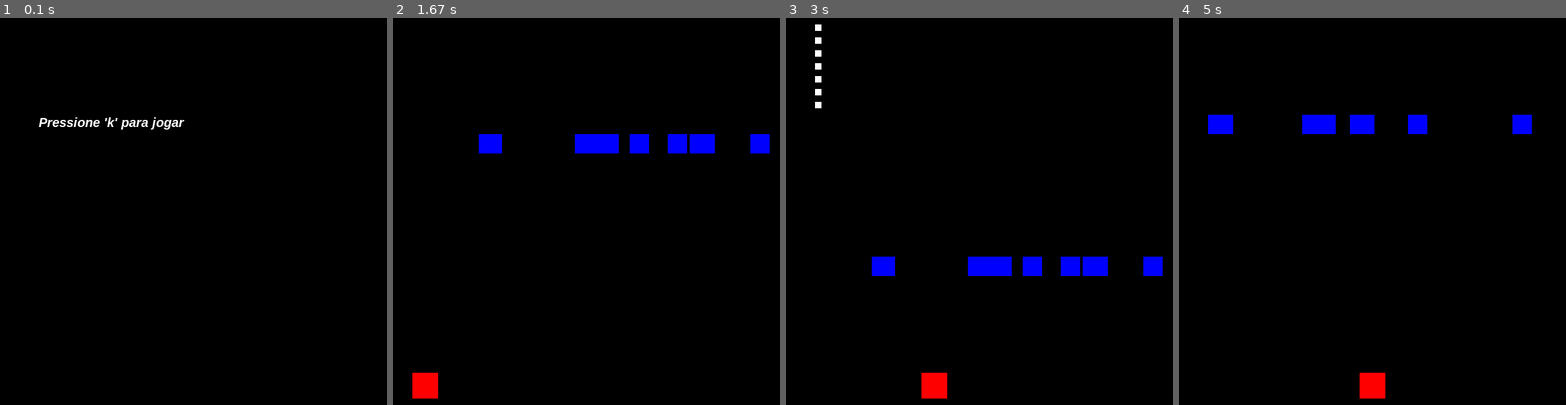
Above: before the commit, frames 1-4 (left to right).
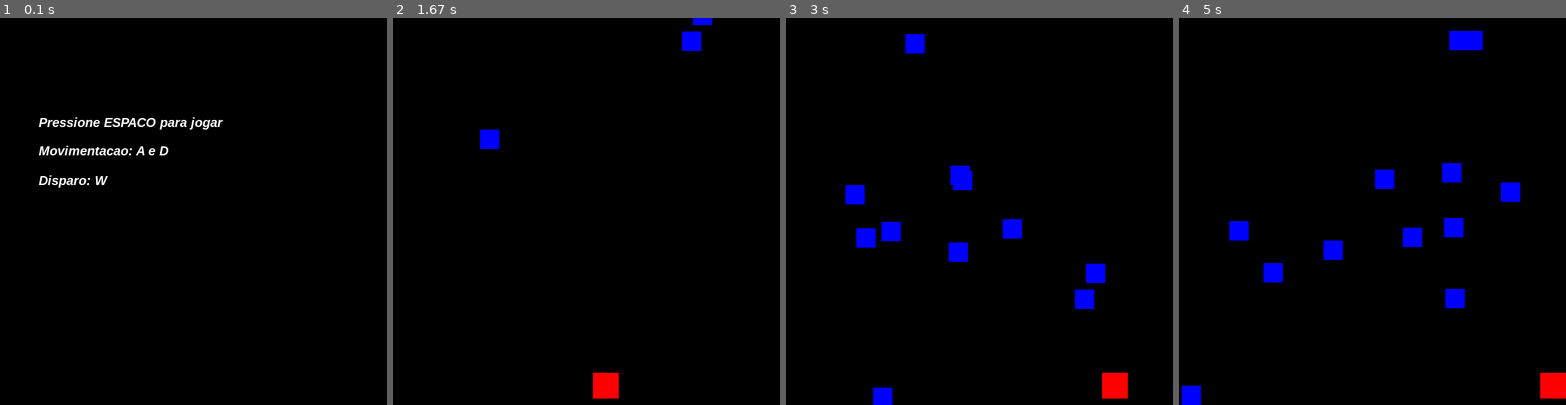
Above: after the commit, the same moments.

Repository: JordaneAndradeSoares/LIXO
Game: pygame game, started from tiro.py
The game is run twice, just before and just after one commit, with the same random seed, the same clock (stepped at 60 frames per second) and the same inputs.
Inputs:
- Up to frame 1 (0.1 s): no input
- Up to frame 2 (1.67 s): hold K 0.33-0.87 s; hold A 0.33-0.87 s; tap Space at 0.9 s; tap D at 1.23 s
- Up to frame 3 (3 s): hold Space 2.13-2.67 s; hold D from 2.7 s (still down)
- Up to frame 4 (5 s): release D at 3.23 s; tap K at 3.27, 4.73 s

The runs differ from the first frame. In frame 1, 1.0% of the frame differs, in the area x 10-58%, y 25-44%; in frame 2, 3.0%; in frame 3, 5.3%; in frame 4, 5.4%, in the area x 0-100%, y 3-100%.

Commit message:
Add files via upload

Diff:
--- a/tiro.py
+++ b/tiro.py
@@ -13,7 +13,7 @@
 tamanho_da_fonte = 20
 numero_de_inimigos = 10
 velocidade_de_deslocamento = 10
-velocidade_de_deslocamento_do_inimigo = 10
+velocidade_de_deslocamento_do_inimigo = 5
 
 x_jogador = (LARGURA // 2) - (tamanho // 2)
 y_jogador = ALTURA - tamanho - 10
@@ -21,15 +21,23 @@
 jogo_ativo = False
 verifica_se_perdeu_ao_menos_uma_vez = False
 
+contador_tiros = 0
+tempo_ultimo_aumento = pygame.time.get_ticks()
+
 tiros = []
 inimigos = []
 
-teclas_press = {pygame.K_a: False, pygame.K_d: False}
+# controles
+teclas_press = {pygame.K_a: False, pygame.K_d: False, pygame.K_w: False}
 
 clock = pygame.time.Clock()
 fonte = pygame.font.SysFont('arial', tamanho_da_fonte, True, True)
 janela = pygame.display.set_mode((LARGURA, ALTURA))
-pygame.display.set_caption("Super espacial")
+pygame.display.set_caption("Nave espacial")
+
+# Controle de tempo para spawn de inimigos
+tempo_ultimo_inimigo = 0
+intervalo_spawn = 2000  # 2000 milissegundos = 2 segundos
 
 while True:
     janela.fill((0, 0, 0))
@@ -40,8 +48,14 @@
             sys.exit()
 
         if evento.type == pygame.KEYDOWN:
-            if not jogo_ativo and evento.key == pygame.K_k:
+            if not jogo_ativo and evento.key == pygame.K_SPACE:
                 jogo_ativo = True
+                verifica_se_perdeu_ao_menos_uma_vez = False
+                inimigos = []
+                tiros = []
+                tempo_ultimo_inimigo = pygame.time.get_ticks()
+                for _ in range(numero_de_inimigos):
+                    inimigos.append({'x': randint(0, LARGURA - tamanho_inimigo), 'y': randint(-500, -50)})
 
             if evento.key in teclas_press:
                 teclas_press[evento.key] = True
@@ -51,49 +65,69 @@
                 teclas_press[evento.key] = False
 
     if jogo_ativo:
-        if pygame.key.get_pressed()[pygame.K_SPACE]:
-            novo_tiro = {'x': x_jogador + tamanho // 2 - tamanho_tiro // 2, 'y': y_jogador}
-            tiros.append(novo_tiro)
+        tempo_atual = pygame.time.get_ticks()
 
+        # Spawn automático de inimigos a cada intervalo
+        if tempo_atual - tempo_ultimo_inimigo > intervalo_spawn:
+            inimigos.append({'x': randint(0, LARGURA - tamanho_inimigo), 'y': 0})
+            tempo_ultimo_inimigo = tempo_atual
+
+        # Movimento do jogador
         if teclas_press[pygame.K_a] and x_jogador > 0:
             x_jogador -= velocidade_de_deslocamento
         if teclas_press[pygame.K_d] and x_jogador < LARGURA - tamanho:
             x_jogador += velocidade_de_deslocamento
 
+        # Disparo
+        if teclas_press[pygame.K_w]:
+            if contador_tiros % 10 == 0:  # dispara a cada 10 frames
+                novo_tiro = {'x': x_jogador + tamanho // 2 - tamanho_tiro // 2, 'y': y_jogador}
+                tiros.append(novo_tiro)
+            contador_tiros += 1
+        else:
+            contador_tiros = 0  # reseta o contador quando soltar a tecla W
+
+        # Desenha o jogador
         pygame.draw.rect(janela, (255, 0, 0), (x_jogador, y_jogador, tamanho, tamanho))
 
+        # Movimenta e desenha tiros
         for tiro in tiros:
             tiro['y'] -= velocidade_de_deslocamento * 2
             pygame.draw.rect(janela, (255, 255, 255), (tiro['x'], tiro['y'], tamanho_tiro, tamanho_tiro))
 
         tiros = [tiro for tiro in tiros if tiro['y'] > -tamanho_tiro]
-        inimigos = [inimigo for inimigo in inimigos if inimigo['y'] > -tamanho_inimigo]
 
-        for inimigo in inimigos:
+        # Movimenta e desenha inimigos
+        for inimigo in inimigos[:]:
             inimigo['y'] += velocidade_de_deslocamento_do_inimigo
             pygame.draw.rect(janela, (0, 0, 255), (inimigo['x'], inimigo['y'], tamanho_inimigo, tamanho_inimigo))
 
+            # Se inimigo sair da tela, volta para o topo em posição aleatória
             if inimigo['y'] > ALTURA:
                 inimigo['y'] = 0
+                inimigo['x'] = randint(0, LARGURA - tamanho_inimigo)
 
-            for tiro in tiros:
+            # Colisão tiro vs inimigo
+            for tiro in tiros[:]:
                 if (tiro['x'] < inimigo['x'] + tamanho_inimigo and
-                        tiro['x'] + tamanho_tiro > inimigo['x'] and
-                        tiro['y'] < inimigo['y'] + tamanho_inimigo and
-                        tiro['y'] + tamanho_tiro > inimigo['y']):
-                    tiros.remove(tiro)
-                    inimigos.remove(inimigo)
+                    tiro['x'] + tamanho_tiro > inimigo['x'] and
+                    tiro['y'] < inimigo['y'] + tamanho_inimigo and
+                    tiro['y'] + tamanho_tiro > inimigo['y']):
+                    try:
+                        tiros.remove(tiro)
+                        inimigos.remove(inimigo)
+                    except ValueError:
+                        pass
 
+            # Colisão jogador vs inimigo
             if (x_jogador < inimigo['x'] + tamanho_inimigo and
-                    x_jogador + tamanho > inimigo['x'] and
-                    y_jogador < inimigo['y'] + tamanho_inimigo and
-                    y_jogador + tamanho > inimigo['y']):
+                x_jogador + tamanho > inimigo['x'] and
+                y_jogador < inimigo['y'] + tamanho_inimigo and
+                y_jogador + tamanho > inimigo['y']):
                 jogo_ativo = False
                 verifica_se_perdeu_ao_menos_uma_vez = True
 
-        if not inimigos:
-            inimigos = [{'x': randint(0, LARGURA - tamanho_inimigo), 'y': 0} for _ in range(numero_de_inimigos)]
-
+    # Tela de início ou derrota
     if not jogo_ativo:
         x_jogador = (LARGURA // 2) - (tamanho // 2)
         y_jogador = ALTURA - tamanho - 10
@@ -102,13 +136,15 @@
         if verifica_se_perdeu_ao_menos_uma_vez:
             texto_2 = fonte.render("Voce perdeu!", True, (255, 0, 0))
             janela.blit(texto_2, (LARGURA // 10 , ALTURA // 10))
-            inimigos = []
 
-        texto = fonte.render("Pressione 'k' para jogar", True, (255, 255, 255))
+        texto = fonte.render("Pressione ESPACO para jogar", True, (255, 255, 255))
         janela.blit(texto, (LARGURA // 10 , ALTURA // 4))
+
+        texto = fonte.render("Movimentacao: A e D", True, (255, 255, 255))
+        janela.blit(texto, (LARGURA // 10 , int(ALTURA / 3.09)))
+
+        texto = fonte.render("Disparo: W", True, (255, 255, 255))
+        janela.blit(texto, (LARGURA // 10 , int(ALTURA / 2.5)))
 
     pygame.display.update()
     clock.tick(60)
-
-pygame.quit()
-sys.exit()
